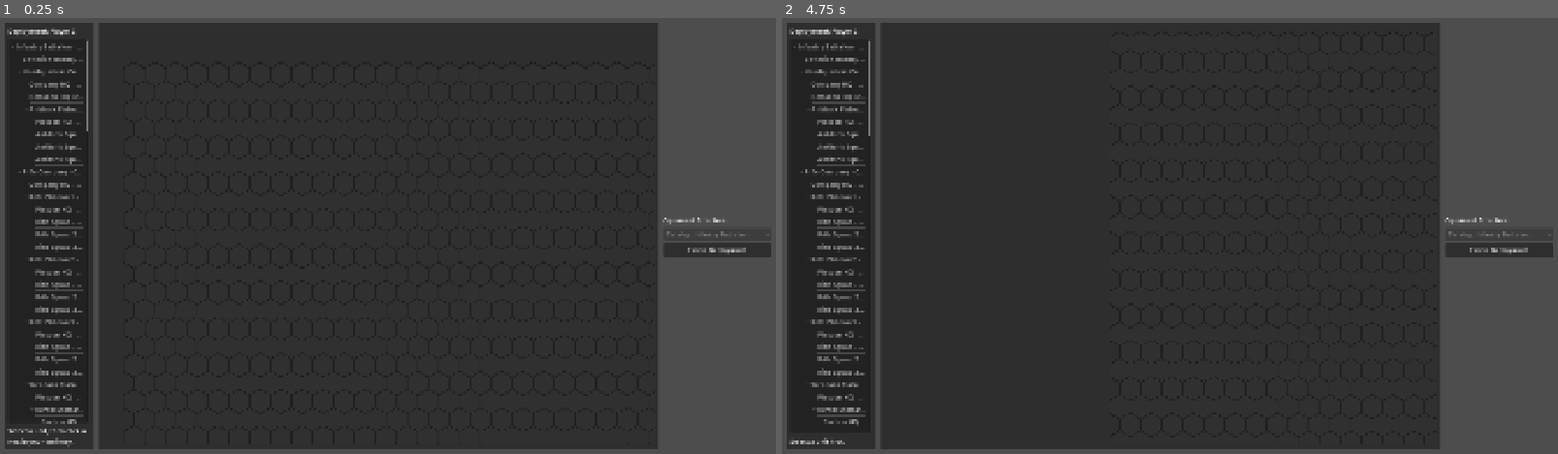
Above: before the commit, frames 1-2 (left to right).
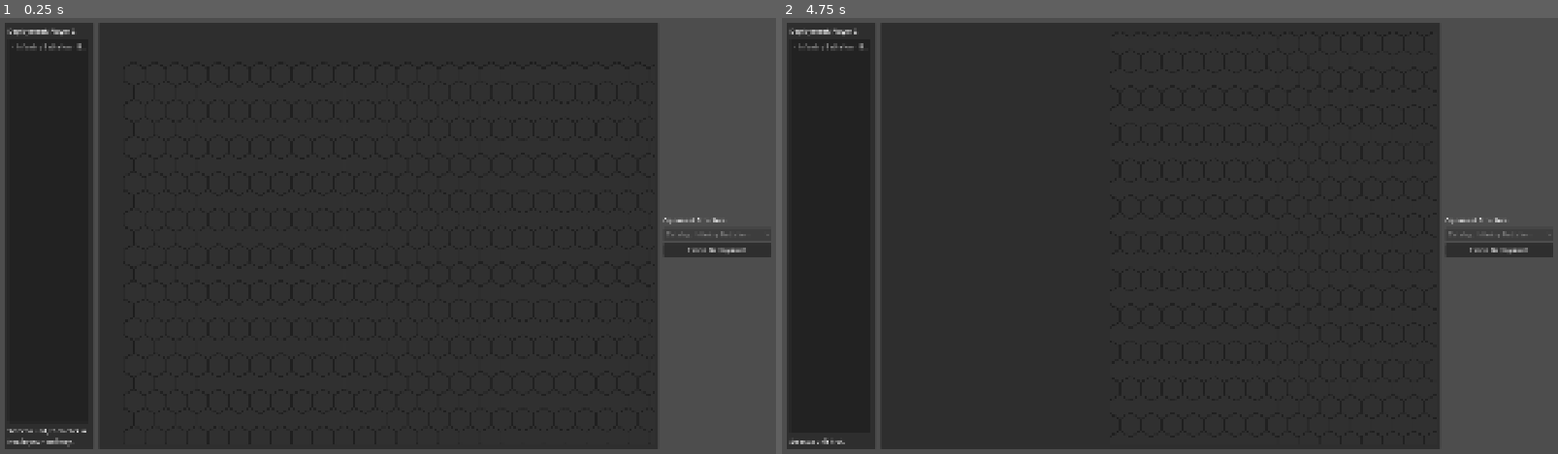
Above: after the commit, the same moments.

Repository: cpt-miche/Combat-Mission-Companion
Game: Godot game, scene res://scenes/deployment/DeploymentScreen.tscn
Same seed, same stepped clock (60 frames per second), same inputs: the game is played once before the commit and once after it. This scene is started directly instead of the project's main scene.
Inputs (mouse positions are in pixels of both pictures, inside the frame that each line leads up to):
- Up to frame 1 (0.25 s): no input
- Up to frame 2 (4.75 s): click "Finish Deployment" at 0.5 s; click "Finish Deployment" at 1.25 s; click "Finish Deployment" at 2 s; tap A at 2.75, 3.5, 4.25 s; drag from (1162, 236) to (1247, 140) at 2.77 s; drag from (1014, 257) to (1131, 323) at 3.52 s; move the mouse to (1247, 140) at 4.27 s; hold Ctrl from 4.28 s (still down); click (1247, 140) at 4.42 s

The runs differ from the first frame. In frame 1, 1.6% of the frame differs, in the area x 2-12%, y 4-94%; in frame 2, 1.6%.

Commit message:
Fold deployment tree nodes by default

Diff:
--- a/scripts/ui/deployment/DeploymentScreen.gd
+++ b/scripts/ui/deployment/DeploymentScreen.gd
@@ -432,6 +432,7 @@
 
 func _build_deployable_unit_list() -> void:
 	unit_list.clear()
+	unit_list.hide_root = true
 	_deployable_units.clear()
 
 	var division_tree = GameState.players[_player_index].get("division_tree", {})
@@ -467,6 +468,9 @@
 	for child in children_variant:
 		_build_deployable_unit_tree_items(item, child)
 
+	if item.get_child_count() > 0:
+		item.set_collapsed(true)
+
 
 func _string_for_type(raw_type: Variant) -> String:
 	if typeof(raw_type) == TYPE_INT:
@@ -488,11 +492,11 @@
 	snapshot["name"] = _preferred_unit_name(unit)
 	return DeploymentValidator.placement_block_reason(snapshot, [])
 
-func _unit_label(unit: Dictionary, depth: int = 0) -> String:
+func _unit_label(unit: Dictionary) -> String:
 	var size := _string_for_size(unit.get("size", "Unknown"))
 	var type := _string_for_type(unit.get("type", "Unit"))
 	var name := _preferred_unit_name(unit)
-	return "%s%s - %s %s" % ["  ".repeat(max(depth, 0)), name, size.capitalize(), type.capitalize()]
+	return "%s - %s %s" % [name, size.capitalize(), type.capitalize()]
 
 func _on_hex_selected(column: int, row: int) -> void:
 	var selected_item := unit_list.get_selected()
